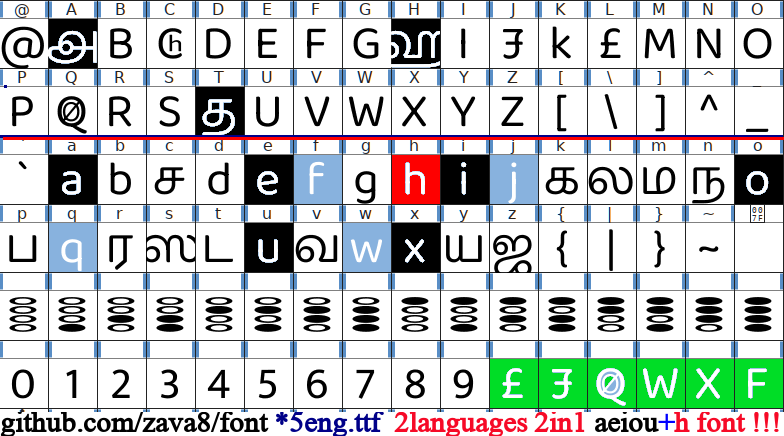
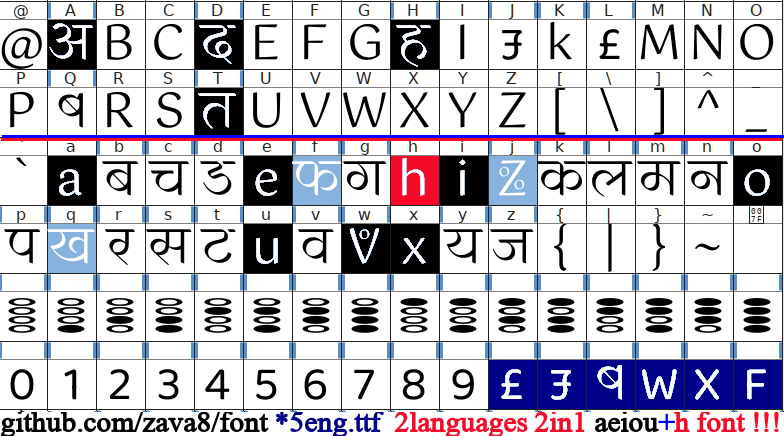
Before/after of a 784px x 436px layered artwork. What changed in the layer stack:
moved "hind" above "tmil", painted on it over [0, 0, 784, 411]
